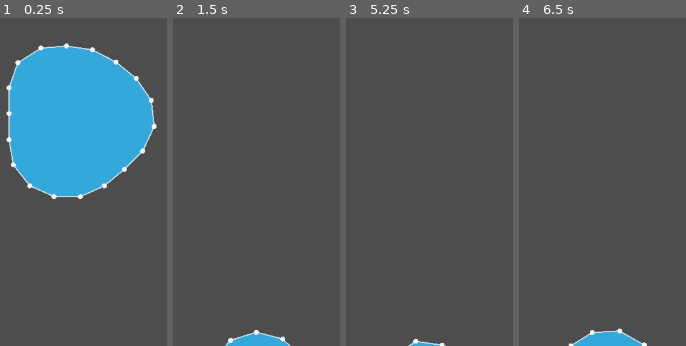
Above: before the commit, frames 1-4 (left to right).
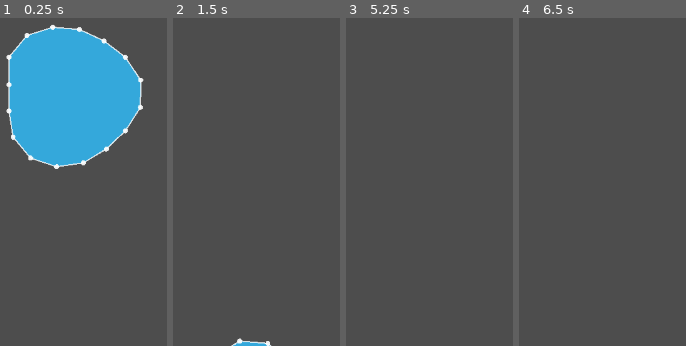
Above: after the commit, the same moments.

Repository: gabrielburd8-lgtm/Softbody-physics-demo
Game: Godot game, scene res://main.tscn
The game is run twice, just before and just after one commit, with the same random seed, the same clock (stepped at 60 frames per second) and the same inputs.
Inputs (mouse positions are in pixels of both pictures, inside the frame that each line leads up to):
- Up to frame 1 (0.25 s): no input
- Up to frame 2 (1.5 s): move the mouse to (outside the picture) at 0.52 s; click (outside the picture) at 0.67 s; move the mouse to (outside the picture) at 1.27 s; click (outside the picture) at 1.42 s
- Up to frame 3 (5.25 s): move the mouse to (outside the picture) at 2.02 s; click (outside the picture) at 2.17 s; tap Enter at 2.75, 4.25 s; move the mouse to (439, 211) at 2.77 s; click (439, 211) at 2.92 s; tap Space at 3.5, 5 s; move the mouse to (outside the picture) at 3.52 s; click (outside the picture) at 3.67 s; move the mouse to (outside the picture) at 4.27 s; click (outside the picture) at 4.42 s; move the mouse to (outside the picture) at 5.02 s; click (outside the picture) at 5.17 s
- Up to frame 4 (6.5 s): move the mouse to (outside the picture) at 5.77 s; click (outside the picture) at 5.92 s

The runs differ from the first frame. In frame 1, 15% of the frame differs, in the area x 3-95%, y 2-56%; in frame 2, 1.0%; in frame 3, 0.3%; in frame 4, 1.5%.

Commit message:
Simplify the softbody logic so the ball deforms, reforms, and collides with a visible floor and wall in the 2D screen area.

Diff:
--- a/scripts/SoftBodyBall.gd
+++ b/scripts/SoftBodyBall.gd
@@ -1,11 +1,11 @@
 extends Node2D
 
-@export var point_count: int = 18
-@export var radius: float = 120.0
-@export var gravity: float = 900.0
-@export var ground_y: float = 700.0
-@export var wall_left: float = 90.0
-@export var wall_right: float = 1160.0
+@export var point_count: int = 16
+@export var radius: float = 110.0
+@export var gravity: float = 850.0
+@export var ground_y: float = 640.0
+@export var wall_left: float = 30.0
+@export var wall_right: float = 1250.0
 
 var points: Array = []
 var springs: Array = []
@@ -40,31 +40,30 @@
 	})
 
 func _physics_process(delta: float) -> void:
-	for iteration in range(6):
+	for _iteration in range(5):
 		solve_springs()
 
 	for item in points:
 		var p = item
 		p["vel"] += Vector2(0.0, gravity) * delta
-		p["vel"] *= 0.995
+		p["vel"] *= 0.992
 		p["pos"] += p["vel"] * delta
 
 		if p["pos"].x < wall_left:
 			p["pos"].x = wall_left
-			p["vel"].x = abs(p["vel"].x) * 0.25
+			p["vel"].x = abs(p["vel"].x) * 0.35
 		elif p["pos"].x > wall_right:
 			p["pos"].x = wall_right
-			p["vel"].x = -abs(p["vel"].x) * 0.25
+			p["vel"].x = -abs(p["vel"].x) * 0.35
 
 		if p["pos"].y > ground_y:
 			p["pos"].y = ground_y
 			p["vel"].y = -abs(p["vel"].y) * 0.45
 
-		if p["pos"].y < 60.0:
-			p["pos"].y = 60.0
+		if p["pos"].y < 30.0:
+			p["pos"].y = 30.0
 			p["vel"].y = abs(p["vel"].y) * 0.2
 
-	# Keep the mass centered so it feels like a single softball instead of drifting away.
 	var center = Vector2.ZERO
 	for item in points:
 		center += item["pos"]
@@ -72,8 +71,8 @@
 
 	for item in points:
 		var offset = item["pos"] - center
-		if offset.length() > radius * 1.45:
-			item["pos"] = center + offset.normalized() * radius * 1.45
+		if offset.length() > radius * 1.5:
+			item["pos"] = center + offset.normalized() * radius * 1.5
 
 	queue_redraw()
 
@@ -89,13 +88,13 @@
 		a["pos"] += correction
 		b["pos"] -= correction
 
-func hit_at(position: Vector2, strength: float = 300.0) -> void:
+func hit_at(position: Vector2, strength: float = 400.0) -> void:
 	for item in points:
 		var offset = item["pos"] - position
 		var distance = offset.length()
-		if distance < 200.0:
-			var influence = 1.0 - (distance / 200.0)
-			item["vel"] += offset.normalized() * influence * strength * 0.35
+		if distance < 180.0:
+			var push = 1.0 - (distance / 180.0)
+			item["vel"] += offset.normalized() * push * strength * 0.35
 
 func _draw() -> void:
 	if points.size() < 3:
@@ -109,7 +108,7 @@
 	for i in range(points.size()):
 		var current = points[i]["pos"]
 		var next = points[(i + 1) % points.size()]["pos"]
-		draw_line(current, next, Color(1.0, 1.0, 1.0, 0.7), 2.0)
+		draw_line(current, next, Color(1.0, 1.0, 1.0, 0.8), 2.0)
 
 	for item in points:
 		draw_circle(item["pos"], 4.0, Color(1.0, 1.0, 1.0, 0.9))
